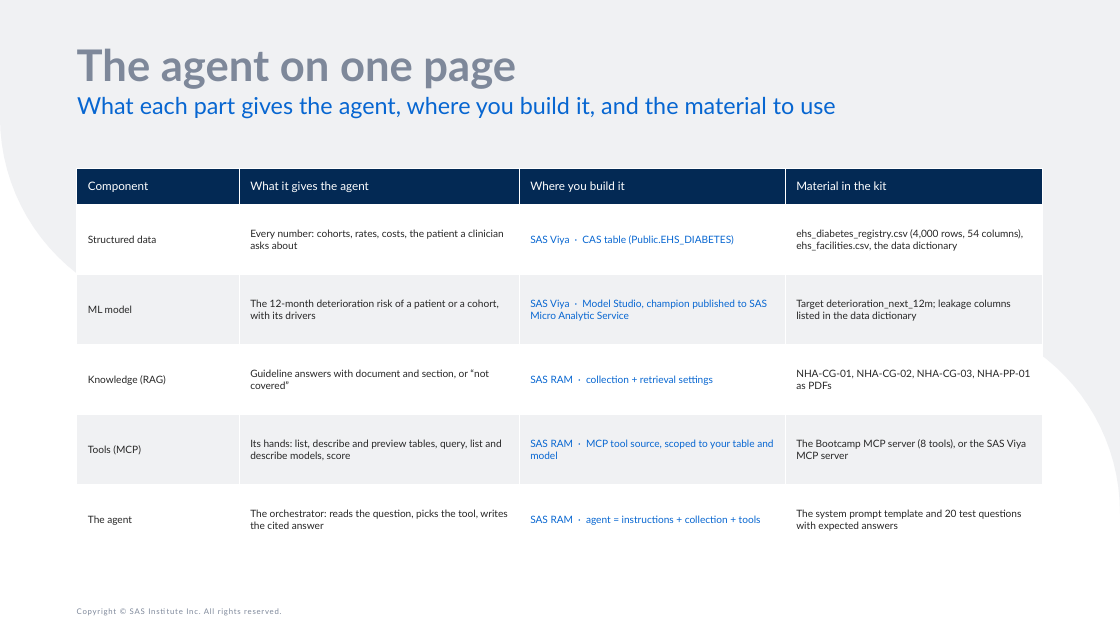
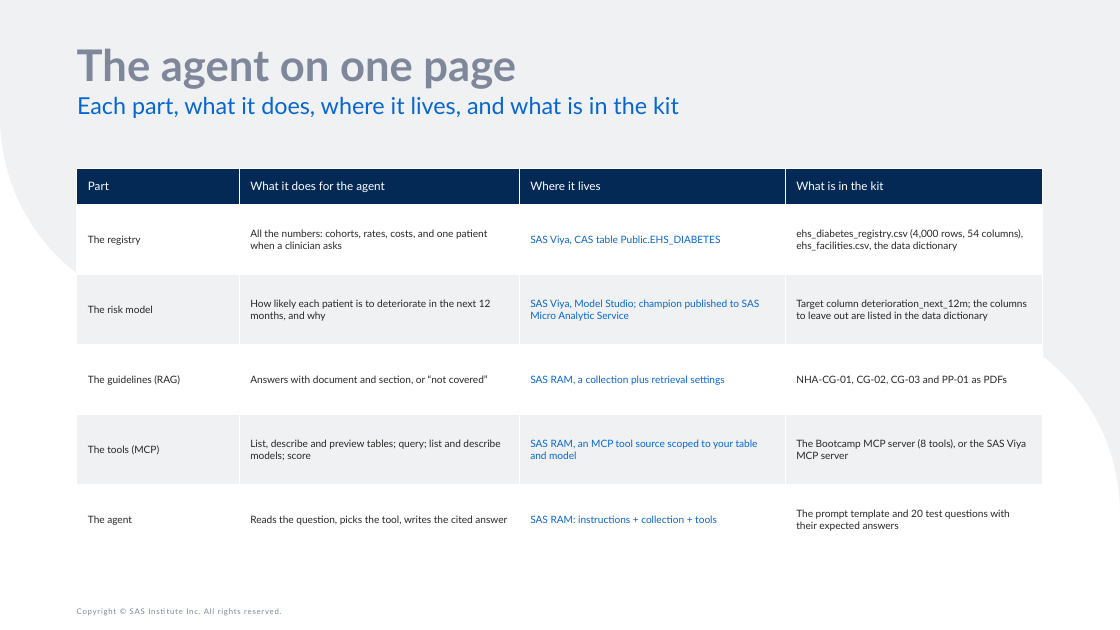
Before and after one commit to raedaldweik/Agentic-Bootcamp, a slide deck: slide 21 of Day1/Agentic_AI_Overview_and_Live_Demo/Agentic_AI_Overview_and_Live_Demo.pptx. Drawn at 1120x630 pixels with LibreOffice and Linux fonts; fonts in the diff are those of the drawing. Boxes give left, top, right and bottom in pixels: in the first picture for what was removed or moved away, otherwise in the second. Text is boxed around its words. In the diff, an @@ line names an element or a change of style, - is before the commit and + after.

```diff
--- a/Day1/Agentic_AI_Overview_and_Live_Demo/Agentic_AI_Overview_and_Live_Demo.pptx
+++ b/Day1/Agentic_AI_Overview_and_Live_Demo/Agentic_AI_Overview_and_Live_Demo.pptx
@@ text at [77, 96, 679, 118]: text changed @@
-What each part gives the agent, where you build it, and the material to use
+Each part, what it does, where it lives, and what is in the kit
@@ table at [77, 168, 1043, 554] @@
-row 1: Component | What it gives the agent | Where you build it | Material in the kit
+row 1: Part | What it does for the agent | Where it lives | What is in the kit
-row 2: Structured data | Every number: cohorts, rates, costs, the patient a clinician asks about | SAS Viya · CAS table (Public.EHS_DIABETES) | ehs_diabetes_registry.csv (4,000 rows, 54 columns), ehs_facilities.csv, the data dictionary
+row 2: The registry | All the numbers: cohorts, rates, costs, and one patient when a clinician asks | SAS Viya, CAS table Public.EHS_DIABETES | ehs_diabetes_registry.csv (4,000 rows, 54 columns), ehs_facilities.csv, the data dictionary
-row 3: ML model | The 12-month deterioration risk of a patient or a cohort, with its drivers | SAS Viya · Model Studio, champion published to SAS Micro Analytic Service | Target deterioration_next_12m; leakage columns listed in the data dictionary
+row 3: The risk model | How likely each patient is to deteriorate in the next 12 months, and why | SAS Viya, Model Studio; champion published to SAS Micro Analytic Service | Target column deterioration_next_12m; the columns to leave out are listed in the data dictionary
-row 4: Knowledge (RAG) | Guideline answers with document and section, or “not covered” | SAS RAM · collection + retrieval settings | NHA-CG-01, NHA-CG-02, NHA-CG-03, NHA-PP-01 as PDFs
+row 4: The guidelines (RAG) | Answers with document and section, or “not covered” | SAS RAM, a collection plus retrieval settings | NHA-CG-01, CG-02, CG-03 and PP-01 as PDFs
-row 5: Tools (MCP) | Its hands: list, describe and preview tables, query, list and describe models, score | SAS RAM · MCP tool source, scoped to your table and model | The Bootcamp MCP server (8 tools), or the SAS Viya MCP server
+row 5: The tools (MCP) | List, describe and preview tables; query; list and describe models; score | SAS RAM, an MCP tool source scoped to your table and model | The Bootcamp MCP server (8 tools), or the SAS Viya MCP server
-row 6: The agent | The orchestrator: reads the question, picks the tool, writes the cited answer | SAS RAM · agent = instructions + collection + tools | The system prompt template and 20 test questions with expected answers
+row 6: The agent | Reads the question, picks the tool, writes the cited answer | SAS RAM: instructions + collection + tools | The prompt template and 20 test questions with their expected answers
```
Also in this commit, not shown: 21 other slides changed, 2 other files.
